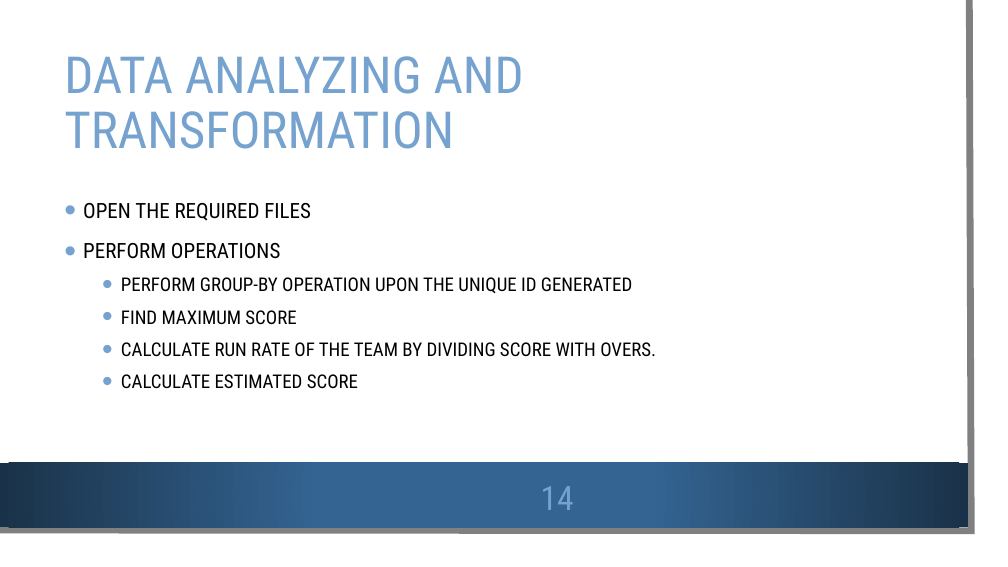
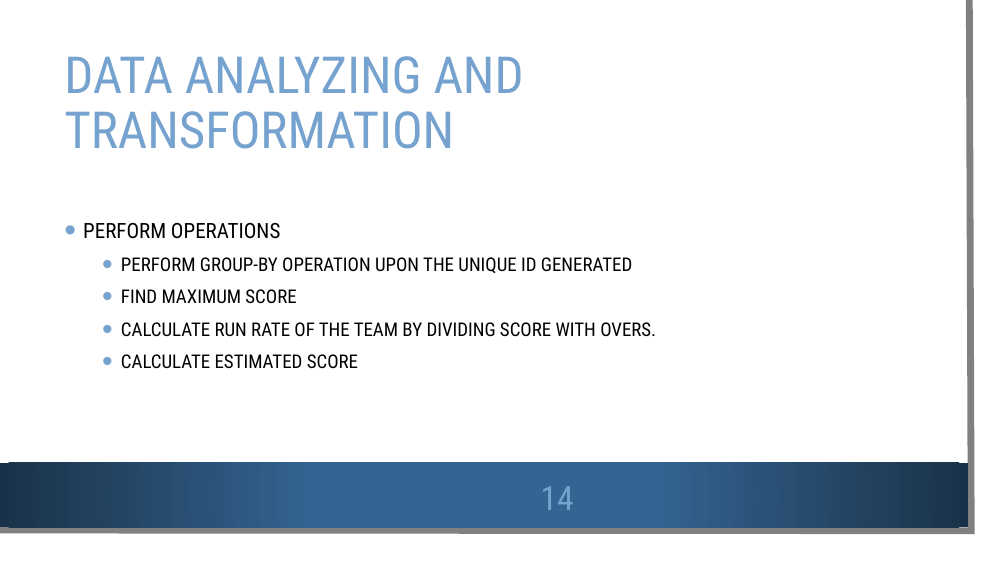
Before and after one commit to Deepthi1003/DataEncoders, a slide deck: slide 14 of Data Encoders.pptx. Drawn at 1008x567 pixels with LibreOffice and Linux fonts; fonts in the diff are those of the drawing; background and template pictures are left out. Boxes give left, top, right and bottom in pixels: in the first picture for what was removed or moved away, otherwise in the second. Text is boxed around its words. In the diff, an @@ line names an element or a change of style, - is before the commit and + after.

```diff
--- a/Data Encoders.pptx
+++ b/Data Encoders.pptx
@@ text at [83,203,311,221]: paragraph removed @@
-• OPEN THE REQUIRED FILES
```
Also in this commit, not shown: 8 other slides changed, 1 other file.
